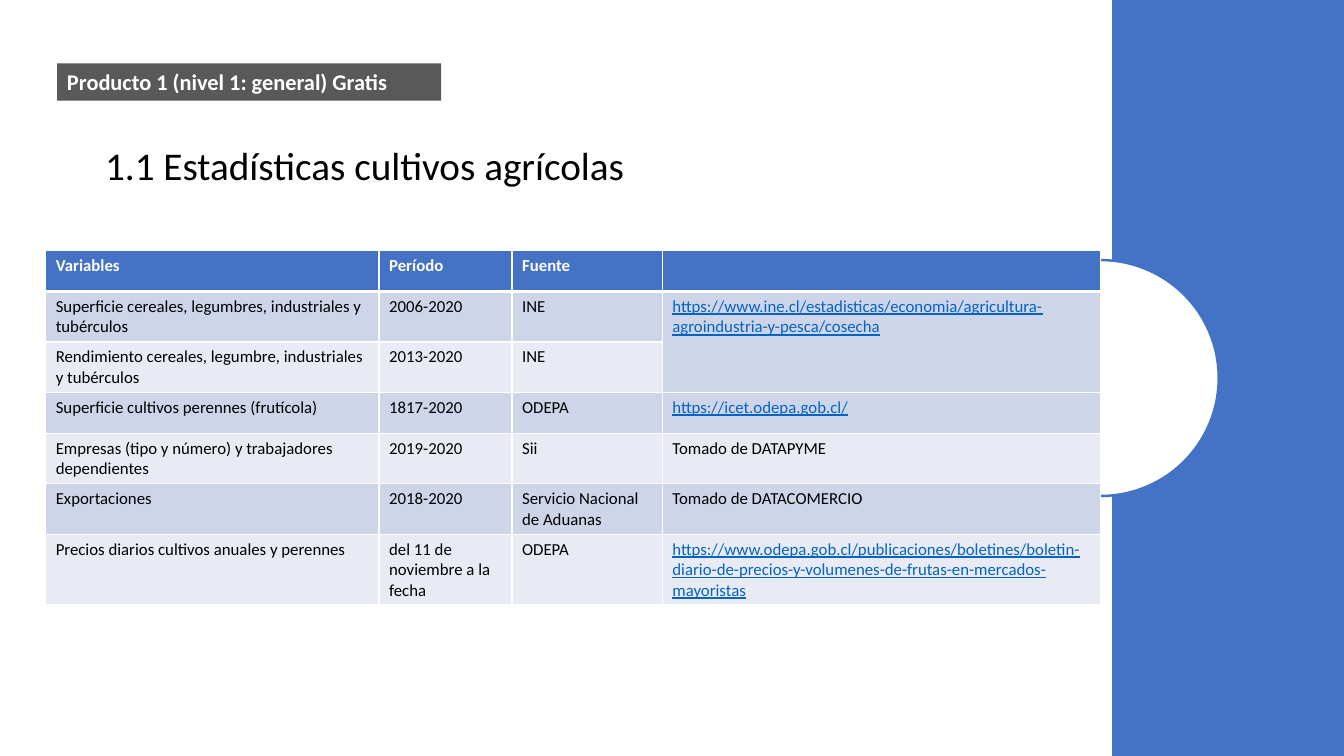
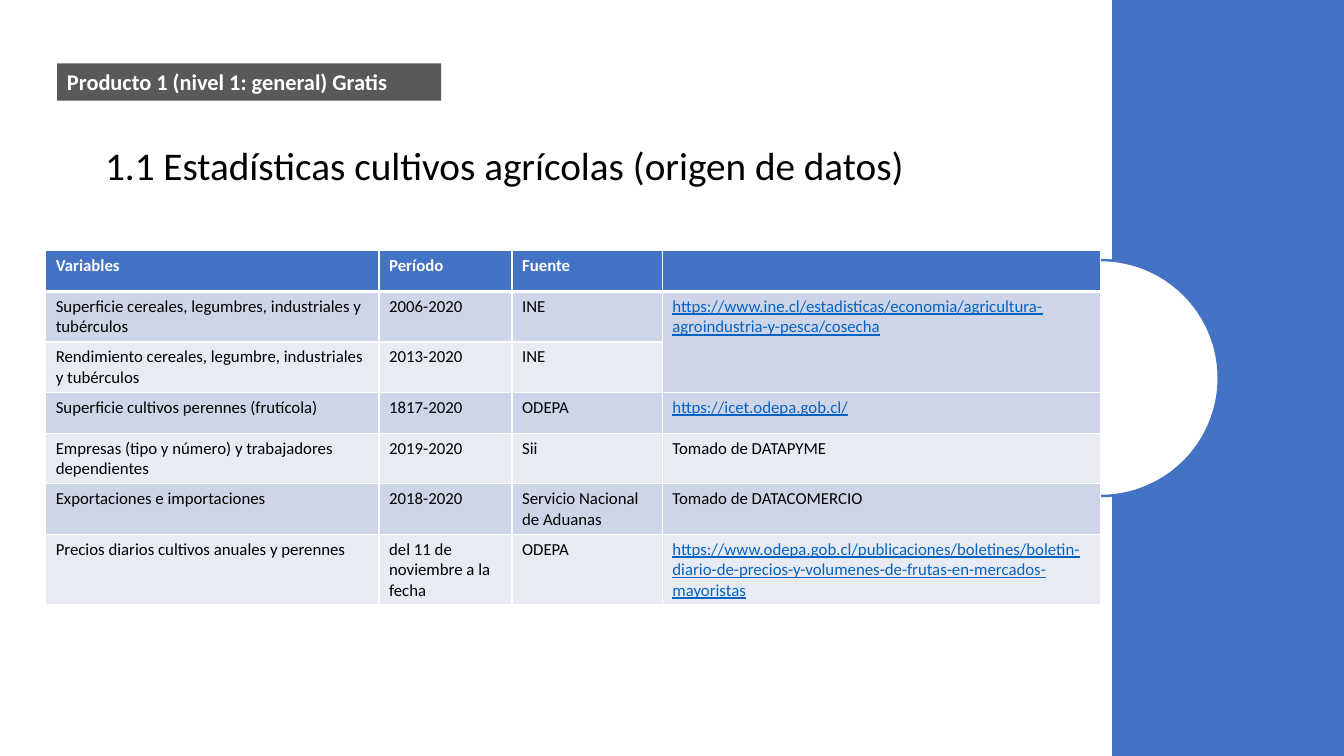
Before and after one commit to Sud-Austral/DATA-AGRO, a slide deck: slide 9 of Repositorio Agricultura/Para power bi/Chile/Agricola/Power Bi (variables a mostrar).pptx (slide 6 before the commit). Drawn at 1344x756 pixels with LibreOffice and Linux fonts; fonts in the diff are those of the drawing. Boxes give left, top, right and bottom in pixels: in the first picture for what was removed or moved away, otherwise in the second. Text is boxed around its words. In the diff, an @@ line names an element or a change of style, - is before the commit and + after.

```diff
--- a/Repositorio Agricultura/Para power bi/Chile/Agricola/Power Bi (variables a mostrar).pptx
+++ b/Repositorio Agricultura/Para power bi/Chile/Agricola/Power Bi (variables a mostrar).pptx
@@ title at <box>105,151,904,187</box>: text changed @@
-1.1 Estadísticas cultivos agrícolas
+1.1 Estadísticas cultivos agrícolas (origen de datos)
@@ table at <box>45,251,1101,605</box> @@
-row 6, column 1: Exportaciones
+row 6, column 1: Exportaciones e importaciones
```
Also in this commit, not shown: 4 other slides changed, 5 slides added, 1 slide removed, 7 other files.
